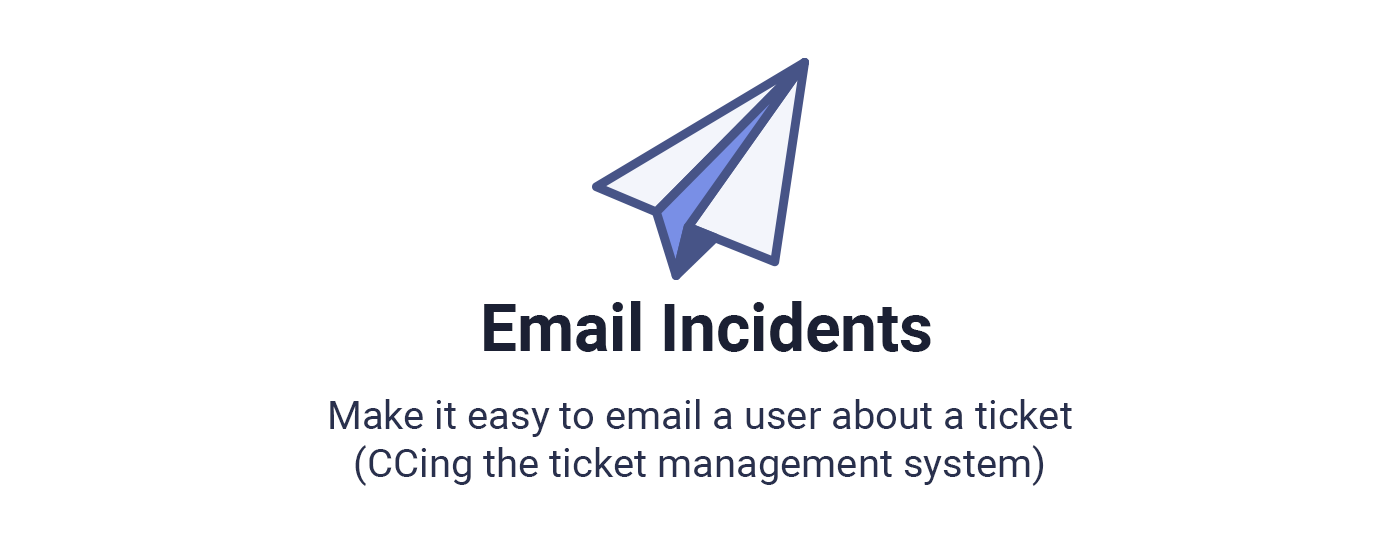
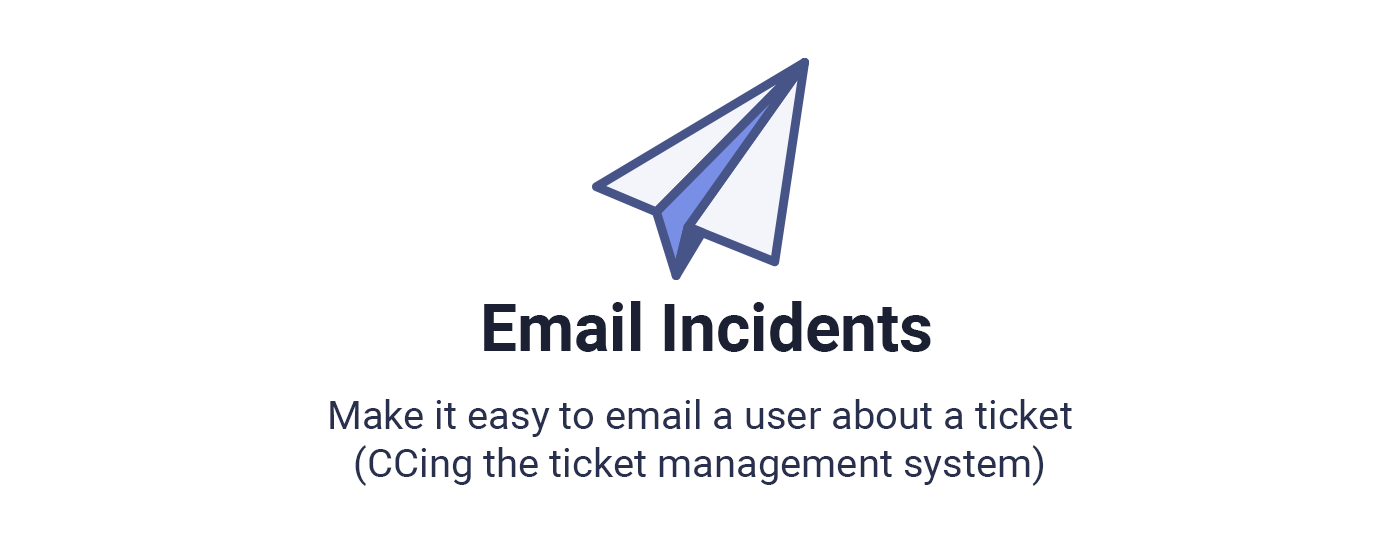
Layers edited between the first and the second 1400×560 image:
painted on "plane" over [592, 69, 793, 280]
